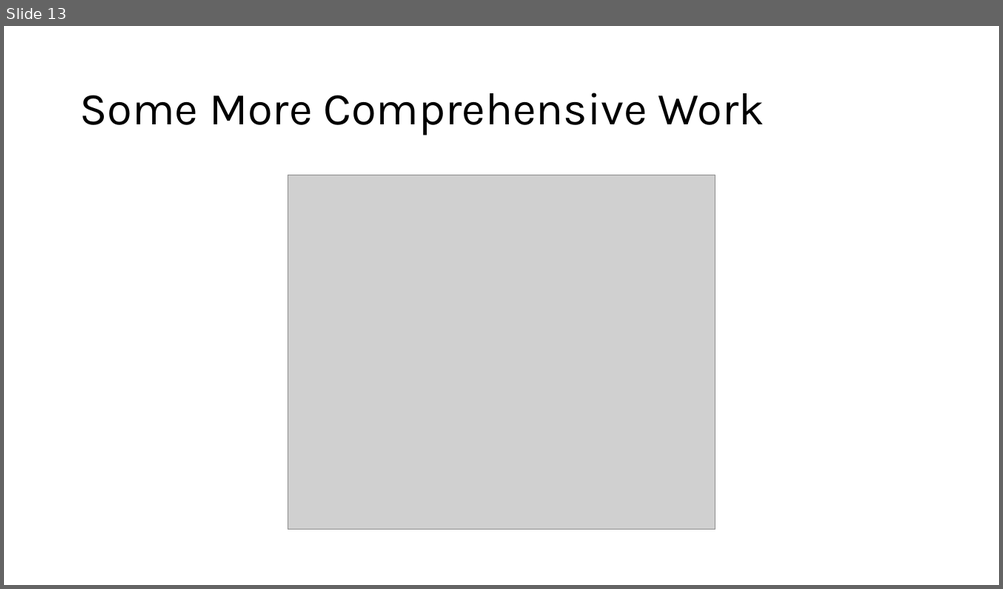
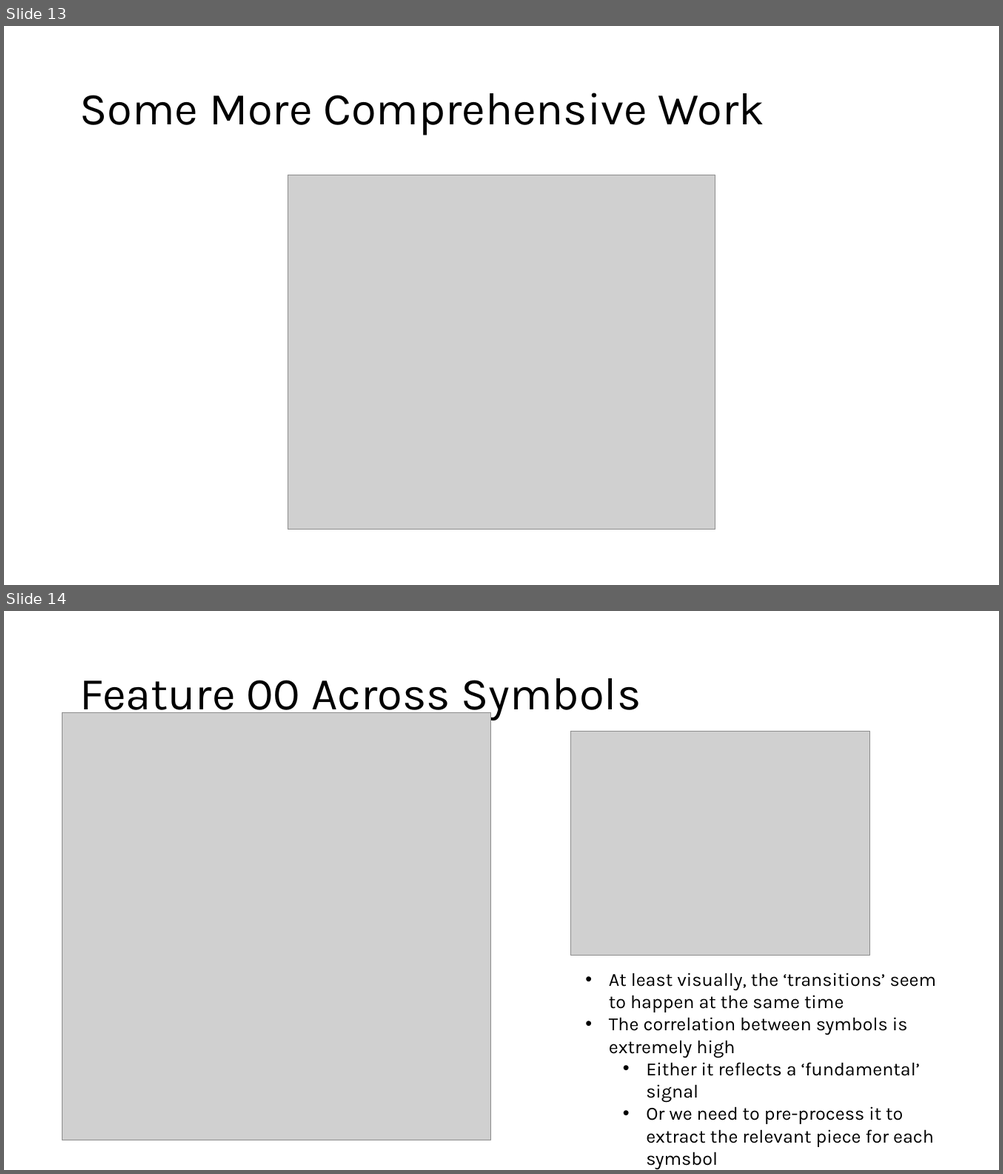
Before and after one commit to srabhine/JS2024, a slide deck: documents/JS_competition.pptx. Shown one above the other, each under a label of ours: slide 13 before the commit, slides 13 and 14 after it. The pictures are 1003x589 and 1003x1174 pixels, drawn with LibreOffice and Linux fonts; fonts in the diff are those of the drawing; grey boxes stand for pictures. Boxes give left, top, right and bottom in pixels: in the first picture for what was removed or moved away, otherwise in the second. Text is boxed around its words. In the diff, an @@ line names an element or a change of style, - is before the commit and + after.

Commit message:
Added analysis of feature_00 across symbols.

```diff
--- a/documents/JS_competition.pptx
+++ b/documents/JS_competition.pptx
@@ slide 14 added at (x1=4, y1=611, x2=999, y2=1170), background #FFFFFF @@
@@ title added at (x1=79, y1=678, x2=640, y2=721), 44 pt, text #000000 @@
+Feature 00 Across Symbols
@@ picture added at (x1=62, y1=712, x2=490, y2=1141) @@
@@ picture added at (x1=570, y1=731, x2=870, y2=956) @@
@@ text added at (x1=609, y1=973, x2=936, y2=1147), 18 pt, text #000000 @@
+• At least visually, the ‘transitions’ seem to happen at the same time
+• The correlation between symbols is extremely high
+  • Either it reflects a ‘fundamental’ signal
+  • Or we need to pre-process it to extract the relevant piece for each symsbol
```
